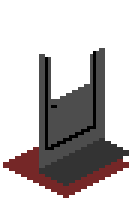
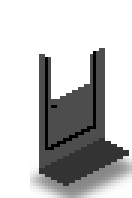
The second 132×198 image is a revision of the first. Changes to its layers:
added layer "Shadow copy" (60%) above "Bottom" over <box>30,147,132,198</box>
hid "Bottom" over <box>3,147,129,198</box>
